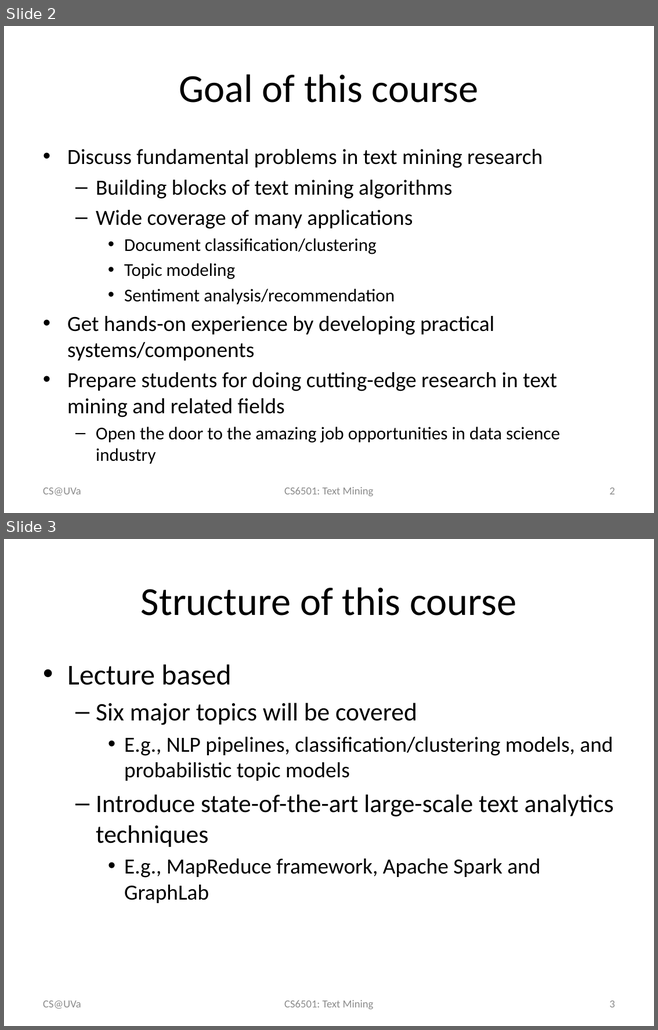
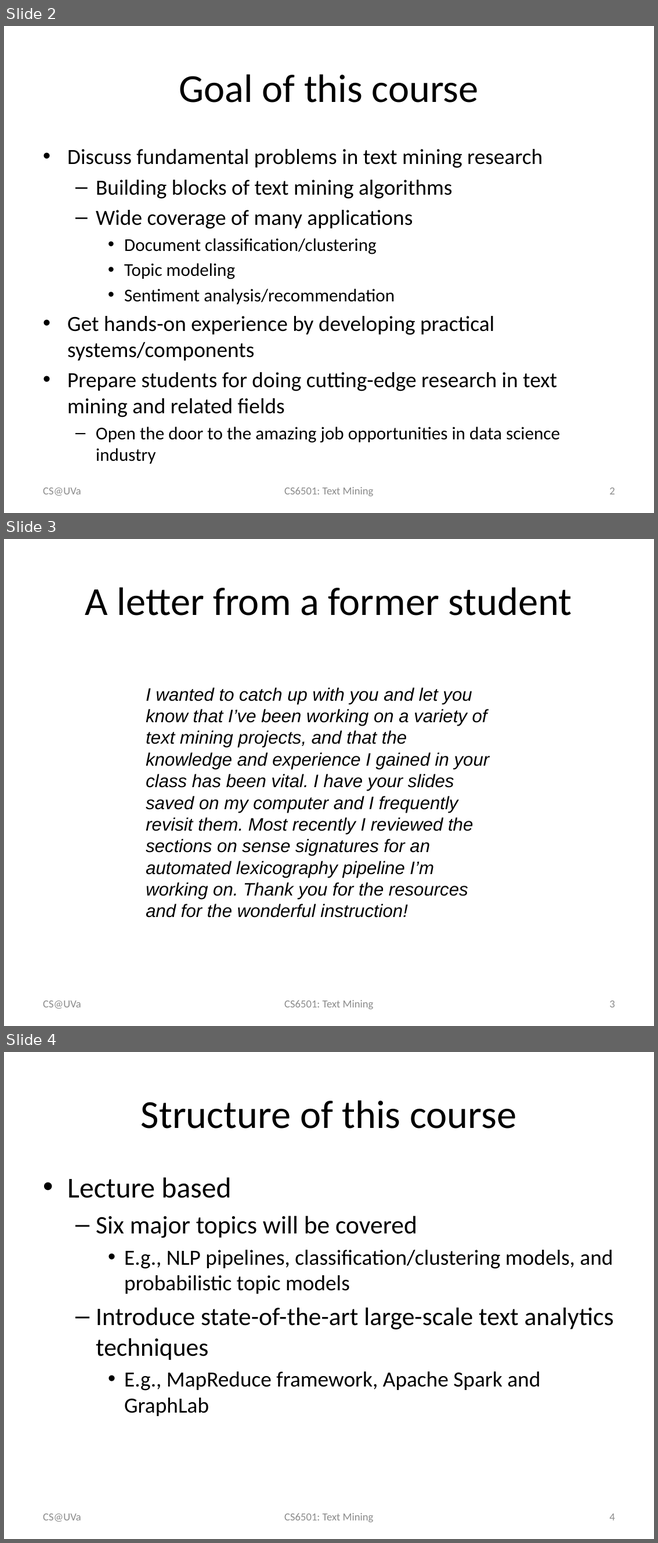
Before and after one commit to wang296/CS6501-Text-Mining, a slide deck: docs/CoursePolicy.pptx. Shown one above the other, each under a label of ours: slides 2 and 3 before the commit, slides 2, 3 and 4 after it. The pictures are 658x1030 and 658x1543 pixels, drawn with LibreOffice and Linux fonts; fonts in the diff are those of the drawing. Boxes give left, top, right and bottom in pixels: in the first picture for what was removed or moved away, otherwise in the second. Text is boxed around its words. In the diff, an @@ line names an element or a change of style, - is before the commit and + after.

```diff
--- a/docs/CoursePolicy.pptx
+++ b/docs/CoursePolicy.pptx
@@ slide 3 added at <box>4,539,654,1026</box>, background #FFFFFF @@
@@ title added at <box>85,587,572,616</box>, 44 pt, text #000000 @@
+A letter from a former student
@@ text added at <box>146,687,489,918</box>, 20 pt, text #000000, italic @@
+I wanted to catch up with you and let you know that I’ve been working on a variety of text mining projects, and that the knowledge and experience I gained in your class has been vital. I have your slides saved on my computer and I frequently revisit them. Most recently I reviewed the sections on sense signatures for an automated lexicography pipeline I’m working on. Thank you for the resources and for the wonderful instruction!
@@ text added at <box>43,1001,81,1009</box>, 12 pt, text #8C8C8C @@
+CS@UVa
@@ text added at <box>284,1000,373,1009</box>, 12 pt, text #8C8C8C @@
+CS6501: Text Mining
@@ page number added at <box>609,1001,614,1008</box>, 12 pt, text #8C8C8C @@
+3
@@ what was slide 3 is now slide 4 @@
@@ page number at <box>609,1514,614,1521</box>: text changed @@
-3
+4
```
Also in this commit, not shown: 6 other files.
